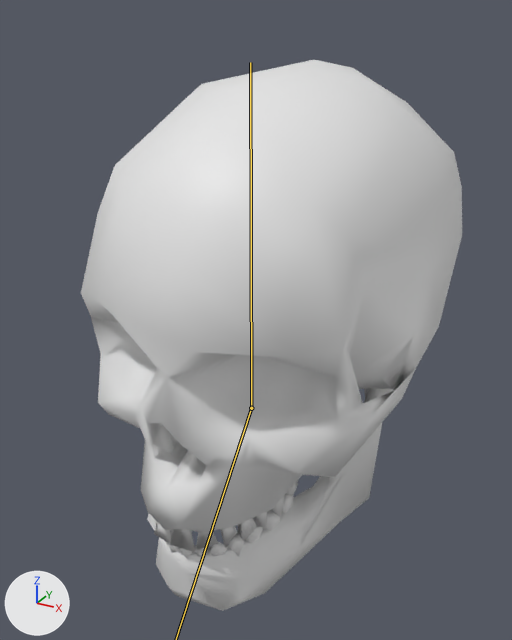
One commit to the glTF model assets/imported/Skull.glb: the scene before it, then after it.
The view is the same before and after, from a 50 mm lens placed at (0.393, -0.727, 0.902), pointed at (-0.02, 0.023, 0.527). The axes (+X, +Y, +Z) are drawn at lower left. The lights are the same throughout. The older version comes first. The bones that change, and the others that lie on the model, are drawn over the model as lines.

In view in the first picture: 'Skull'.
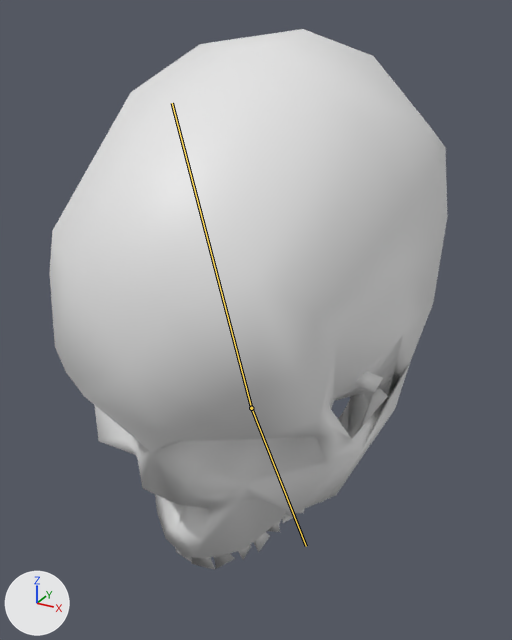
The newer file adds an action. The first version stands in its rest pose; the second is drawn at frame 0 of the action 'Move-loop'.

Boxes (x1, y1, x2, y2) around the edits, measured in the pictures (512 x 640 px):
'Skull', posed
    before: (81, 60, 462, 611)
    after: (49, 29, 448, 570)
bone 'Skull', root to tip
    before: (251, 408) to (250, 62)
    after: (251, 408) to (172, 103)

The change in detail:
Bone 'Skull' (bone_skull) turns from (0, 0, 0) to (20, 0, 0) degrees about its own x, y and z.
Bone 'Jaw' (bone_jaw) turns from (0, 0, 0) to (47, 0, 0) degrees about its own x, y and z.
